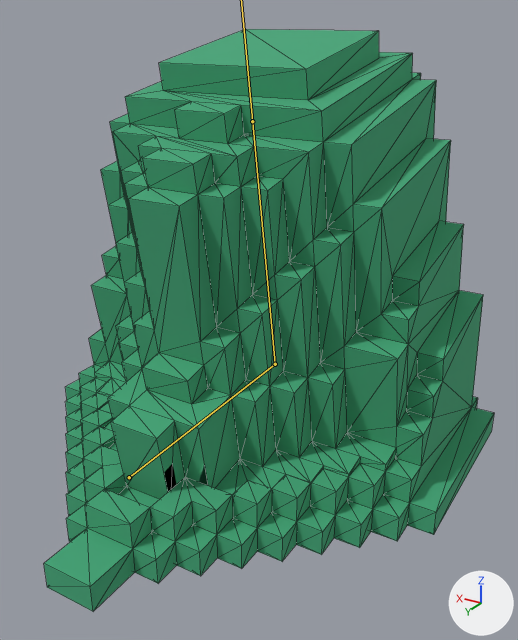
Before and after pictures for a commit that changed the FBX model AGS2020 Unity/Assets/_My/Model/Slime.fbx.
Rendered twice from a 50 mm lens placed at (-1.43, 2.4, 1.73), pointed at (-0.05, 0.11, 0.58). Every picture has the same lights, and +X, +Y and +Z are marked at lower right. Both versions are drawn at frame 4 of the action 'アーマチュア|Damage'; the numbers are the values there. The bones that bend it are drawn over the model as lines. Mesh edges are drawn as thin lines.

The first picture shows 'ObjObject'.
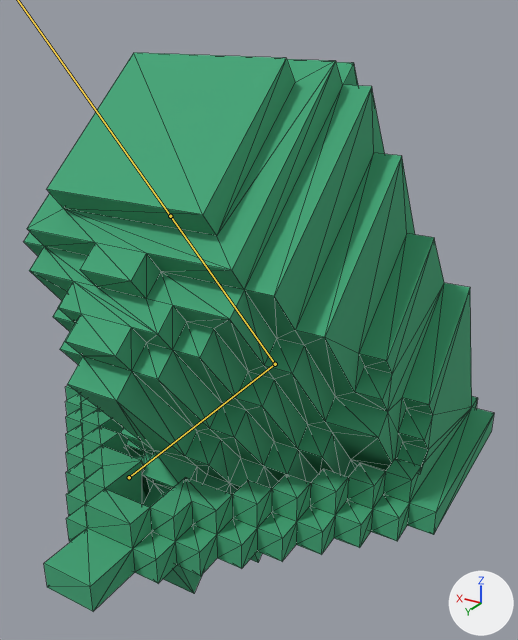
The change in detail:
Bone 'Body' (bone_body) turns from (-10, 0, 0) to (-40, 0, 0) degrees about its own x, y and z.

Pixel boxes (x1, y1, x2, y2) of what changed, in the pictures (518 x 640 px):
'ObjObject', posed: before (44, 29, 494, 611); after (24, 53, 494, 611)
bone 'Body', root to tip: before (275, 364) to (252, 121); after (275, 364) to (170, 216)
